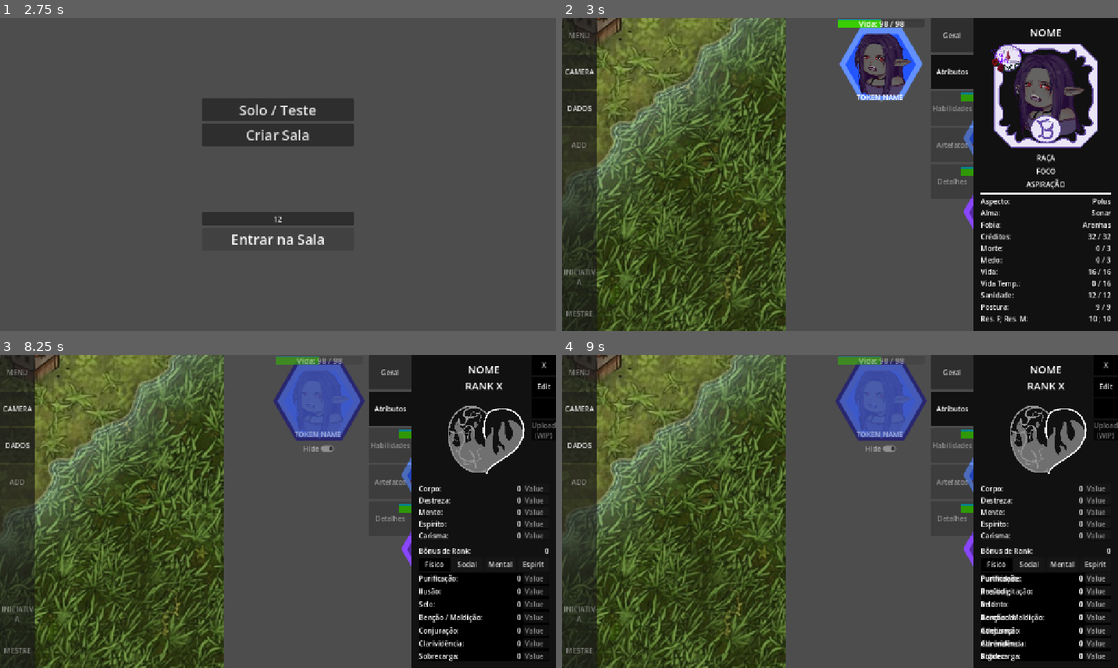
Above: before the commit, frames 1-4 (two rows, left to right).
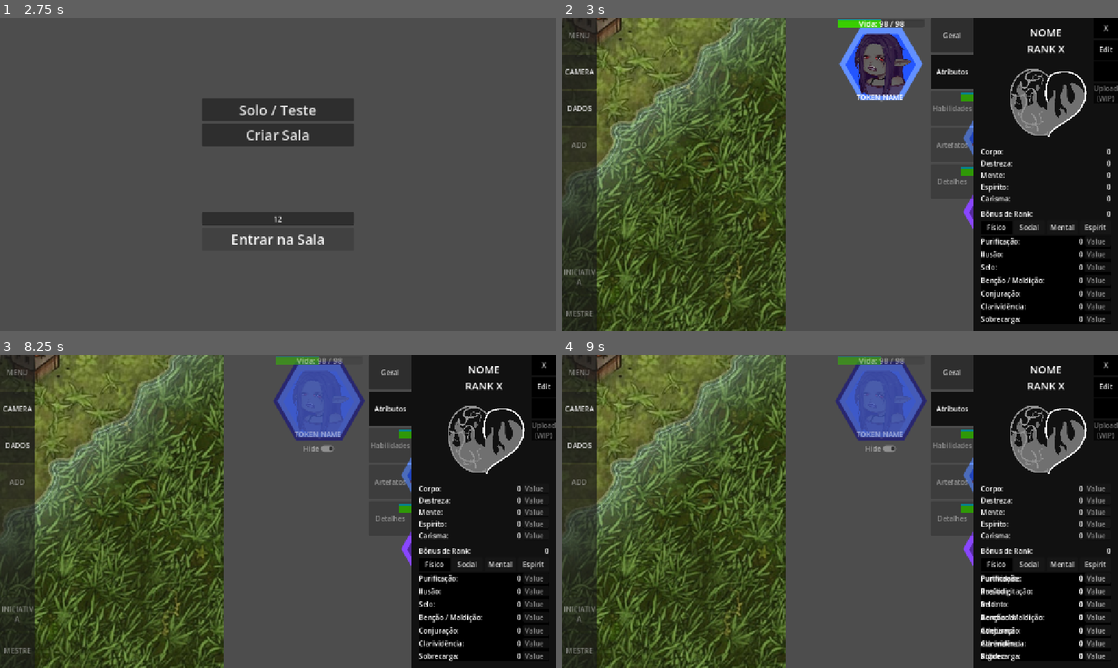
Above: after the commit, the same moments.

Repository: Ap0theosis/incrijord-rpg
Game: Godot game, scene res://menu.tscn
The game is run twice, just before and just after one commit, with the same random seed, the same clock (stepped at 60 frames per second) and the same inputs.
Inputs (mouse positions are in pixels of both pictures, inside the frame that each line leads up to):
- Up to frame 1 (2.75 s): click (278, 218) at 0.52 s; type "12" at 0.6 s; click "Criar Sala" at 1.25 s; click "Entrar na Sala" at 2 s
- Up to frame 2 (3 s): click "Solo / Teste" at 2.75 s
- Up to frame 3 (8.25 s): click (322, 401) at 3.52 s; click "Hide" at 4.25 s; click "Edit" at 5 s; click (533, 549) at 5.77 s; type "12" at 5.85 s; click (533, 561) at 6 s; type "12" at 6.08 s; click (505, 574) at 6.23 s; type "12" at 6.32 s; click (533, 574) at 6.52 s; type "12" at 6.6 s; click (505, 586) at 6.75 s; type "12" at 6.83 s; click (533, 586) at 6.98 s; type "12" at 7.07 s; click "Geral" at 7.25 s; click "Atributos" at 8 s
- Up to frame 4 (9 s): click "Físico" at 8.75 s

Frame 1 is identical in both runs. In frame 2, 7.5% of the frame differs, in the area x 75-100%, y 2-98%; in frame 3, less than 0.1%; in frame 4, less than 0.1%.

Commit message:
script de upar de rank + limite com incrementos e bonus de rank, pre teste multiplayer 2.0

Diff:
--- a/data/TokensData.gd
+++ b/data/TokensData.gd
@@ -1,4 +1,15 @@
 extends Node
+
+const RANK_ICONS = {
+	"C" = preload("res://data/icons/rank-c-icon.png"),
+	"C+" = preload("res://data/icons/rank-c-icon.png"),
+	"B" = preload("res://data/icons/rank-b-icon.png"),
+	"B+" = preload("res://data/icons/rank-b-icon.png"),
+	"A" = preload("res://data/icons/rank-a-icon.png"),
+	"S" = preload("res://data/icons/rank-a-icon.png"),
+	"S+" = preload("res://data/icons/rank-a-icon.png"),
+	"O" = preload("res://data/icons/rank-a-icon.png"),
+}
 
 var players = {
 	"template" = {
@@ -47,6 +58,7 @@
 
 		"bonus_rank" = 0,
 		"incrementos" = 0,
+		"up_atributos" = 0,
 
 		"pericias" = {
 			"fisico" = {
@@ -93,7 +105,7 @@
 		"name" = "Kauã Orlando",
 		"icon" = load("res://data/icons/kaua-icon.png"),
 		"token_color" = Color(0.536, 0.275, 1.0, 1.0),
-		"rank" = "C",
+		"rank" = "B+",
 		"race" = "Galvan",
 		"foco" = "Marcial",
 		"aspiration" = "Combate",
@@ -102,8 +114,8 @@
 		"alma" = "Gongo",
 		"fobia" = "???",
 
-		"credits" = 350,
-		"limit" = 850,
+		"credits" = 0,
+		"limit" = 0,
 
 		"morte" = 2,
 		"max_morte" = 3,
@@ -132,8 +144,9 @@
 		"espirito" = 0,
 		"carisma" = 0,
 
-		"bonus_rank" = 0,
+		"bonus_rank" = 2,
 		"incrementos" = 0,
+		"up_atributos" = 0,
 
 		"pericias" = {
 			"fisico" = {
@@ -175,3 +188,36 @@
 		}
 	},
 }
+
+
+func rank_up(token_id : String) -> void:
+	const RANK_ORDER = ["C+", "B", "B+", "A", "S", "S+", "O"]
+	const BONUS_RANK = [2, 4, 4, 8, 16, 32, 64]
+	var token = players.get(token_id)
+	var current_index = RANK_ORDER.find(token["rank"])
+	if current_index != -1 and current_index < RANK_ORDER.size() - 1:
+		token["rank"] = RANK_ORDER[current_index + 1]
+		token["bonus_rank"] = BONUS_RANK[current_index + 1]
+
+func increase_limit(token_id : String, amount: int) -> void:
+	const RANKS = ["C", "C+", "B", "B+", "A", "S"]
+	const INCREMENTOS = [1, 1, 1, 2, 4, 8]
+	const LIMIT_THRESHOLD = [50, 150, 350, 850, 2500, 50000]
+	var token = players.get(token_id)
+
+	token["limit"] += amount
+	token["credits"] += amount
+
+	var current_rank_index = RANKS.find(token["rank"])
+	if current_rank_index == -1:
+		return
+
+	var required_limit = LIMIT_THRESHOLD[current_rank_index]
+	var incrementos_to_get = INCREMENTOS[current_rank_index]
+	if token["limit"] >= required_limit:
+		token["incrementos"] += incrementos_to_get
+		token["up_atributos"] += incrementos_to_get
+		if token["rank"] == "C" or token["rank"] == "B":
+			token["rank"] = RANKS[current_rank_index + 1]
+			return
+		rank_up(token_id)
--- a/main.gd
+++ b/main.gd
@@ -100,9 +100,6 @@
 		time_options.hide()
 		mestre_button.hide()
 
-func _process(_delta: float) -> void:
-	mouse_pos_label.text = str(hex_grid.local_to_map(get_global_mouse_position()))
-
 func _on_selected_token(id) -> void:
 	ficha_menu_container.show()
 	geral_button.button_pressed = true
@@ -144,7 +141,6 @@
 
 
 @onready var ficha_name: Label = $HUD/FichaContainer/Margin/Geral/VBoxContainer/Name
-@onready var ficha_rank: Label = $HUD/FichaContainer/Margin/Geral/VBoxContainer/Rank
 @onready var ficha_icon: TextureRect = $HUD/FichaContainer/Margin/Geral/VBoxContainer/IconBG/Icon
 @onready var ficha_icon_bg: TextureRect = $HUD/FichaContainer/Margin/Geral/VBoxContainer/IconBG
 @onready var ficha_race: Label = $HUD/FichaContainer/Margin/Geral/VBoxContainer/Race
@@ -206,16 +202,18 @@
 @onready var ficha_atributos_conjuracao: Label = $HUD/FichaContainer/Margin/Atributos/VBoxContainer/PanelContainer/EspiritualContainer/ConjuracaoContainer/ConjuracaoValue
 @onready var ficha_atributos_clarividencia: Label = $HUD/FichaContainer/Margin/Atributos/VBoxContainer/PanelContainer/EspiritualContainer/ClarividenciaContainer/ClarividenciaValue
 @onready var ficha_atributos_sobrecarga: Label = $HUD/FichaContainer/Margin/Atributos/VBoxContainer/PanelContainer/EspiritualContainer/SobrecargaContainer/SobrecargaValue
-
+@onready var ficha_rank_icon: TextureRect = $HUD/FichaContainer/Margin/Geral/VBoxContainer/IconBG/RankIcon
+@onready var ficha_atributos_bonus_rank: Label = $HUD/FichaContainer/Margin/Atributos/VBoxContainer/BonusRankContainer/BonusRankValue
 
 func definir_ficha() -> void:
 	if selected:
 		if selected.stats:
+			ficha_rank_icon.texture = TokensData.RANK_ICONS[selected.stats["rank"]]
+
 			color_picker_button.color = selected.token_texture.self_modulate
 			ficha_atributos_icon.self_modulate = selected.stats["token_color"]
 			ficha_name.text = selected.stats["name"]
 			ficha_atributos_name.text = selected.stats["name"]
-			ficha_rank.text = "Rank " + selected.stats["rank"]
 			ficha_atributos_rank.text = "Rank " + selected.stats["rank"]
 			ficha_icon.texture = selected.stats["icon"]
 			ficha_race.text = selected.stats["race"]
@@ -280,6 +278,8 @@
 			ficha_atributos_clarividencia.text = str(selected.stats["pericias"]["espiritual"]["clarividencia"]["value"])
 			ficha_atributos_sobrecarga.text = str(selected.stats["pericias"]["espiritual"]["sobrecarga"]["value"])
 
+			ficha_atributos_bonus_rank.text = str(selected.stats["bonus_rank"])
+
 
 
 
--- a/main.tscn
+++ b/main.tscn
@@ -168,6 +168,7 @@
 theme_override_constants/margin_bottom = 16
 
 [node name="Geral" type="Control" parent="HUD/FichaContainer/Margin" unique_id=1432592724]
+visible = false
 layout_mode = 2
 
 [node name="VBoxContainer" type="VBoxContainer" parent="HUD/FichaContainer/Margin/Geral" unique_id=2022034903]
@@ -184,14 +185,6 @@
 size_flags_vertical = 1
 theme_override_font_sizes/font_size = 24
 text = "NOME"
-horizontal_alignment = 1
-
-[node name="Rank" type="Label" parent="HUD/FichaContainer/Margin/Geral/VBoxContainer" unique_id=1563554767]
-visible = false
-layout_mode = 2
-size_flags_vertical = 3
-theme_override_font_sizes/font_size = 24
-text = "RANK X"
 horizontal_alignment = 1
 
 [node name="IconBG" type="TextureRect" parent="HUD/FichaContainer/Margin/Geral/VBoxContainer" unique_id=185161127]
@@ -573,7 +566,6 @@
 text = "ATACAR"
 
 [node name="Atributos" type="Control" parent="HUD/FichaContainer/Margin" unique_id=53582750]
-visible = false
 layout_mode = 2
 
 [node name="VBoxContainer" type="VBoxContainer" parent="HUD/FichaContainer/Margin/Atributos" unique_id=1894049103]
@@ -1326,7 +1318,6 @@
 placeholder_text = "Value"
 
 [node name="EditCloseContainer" type="VBoxContainer" parent="HUD" unique_id=1426062475]
-visible = false
 custom_minimum_size = Vector2(50, 206)
 custom_maximum_size = Vector2(-1, 206)
 anchors_preset = 1
--- a/multiplayer/Rede.gd
+++ b/multiplayer/Rede.gd
@@ -7,13 +7,13 @@
 
 var spawn_node = null
 
-func _on_peer_connected(id):
-	print("Jogador com ID ", id, " entrou na partida!")
-	if multiplayer.is_server():
-		adicionar_jogador(id)
+func _ready() -> void:
+	multiplayer.peer_connected.connect(_on_peer_connected)
+	multiplayer.peer_disconnected.connect(_on_peer_disconnected)
+	multiplayer.connected_to_server.connect(_on_connected_to_server)
+	multiplayer.connection_failed.connect(_on_connection_failed)
 
 func criar_host():
-
 	var peer = ENetMultiplayerPeer.new()
 
 	var error = peer.create_server(PORT)
@@ -23,9 +23,6 @@
 
 	multiplayer.multiplayer_peer = peer
 	print("Host criado!")
-
-	multiplayer.peer_connected.connect(adicionar_jogador)
-	multiplayer.peer_disconnected.connect(remover_jogador)
 
 	iniciar_partida()
 	await get_tree().create_timer(0.1).timeout
@@ -40,43 +37,37 @@
 		return
 
 	multiplayer.multiplayer_peer = peer
-	print("Tentando se conectar ao host...")
+	print("Conectando ao IP: ", ADDRESS, " na porta: ", PORT)
+
+func _on_peer_connected(id: int):
+	print("Jogador com ID ", id, " entrou na partida!")
+	if multiplayer.is_server():
+		adicionar_jogador(id)
+
+func _on_peer_disconnected(id: int):
+	print("Jogador com ID ", id, " desconectou.")
+	if multiplayer.is_server():
+		remover_jogador(id)
+
+func _on_connected_to_server():
+	print("Sucesso! Conectado ao servidor.")
+	# Agora que o cliente está oficialmente conectado, ele pode mudar de cena com segurança
 	iniciar_partida()
+
+func _on_connection_failed():
+	print("Falha na conexão! O servidor está offline ou o IP/Porta estão errados.")
+	multiplayer.multiplayer_peer = null
 
 func iniciar_partida():
 	get_tree().change_scene_to_file("res://main.tscn")
 
 func adicionar_jogador(id: int):
-	print("Player %s joined the game!" % id)
 	var new_player = PLAYER_CAM.instantiate()
 	new_player.player_id = id
 	new_player.name = str(id)
 	spawn_node.add_child(new_player, true)
 
-
-
-
-
-
-	#if not multiplayer.is_server():
-		#return
-	#
-	#await get_tree().create_timer(0.1).timeout
-	#var cena_main = get_tree().current_scene
-	#print(cena_main)
-	#if cena_main and cena_main.has_node("Players"):
-		#var no_players = cena_main.get_node("Players")
-		#if no_players.has_node(str(id)):
-			#return
-		#var nova_camera = preload("res://multiplayer/player_cam.tscn").instantiate()
-		#nova_camera.name = str(id)
-		#no_players.add_child(nova_camera)
-		#print("Câmera do jogador ", id, " adicionada com sucesso em main/Players!")
-	#else:
-		#print("ERRO: Nó 'Players' não foi encontrado na cena atual!")
-
 func remover_jogador(id: int):
-	print("Player %s left the game!" % id)
 	if not spawn_node.has_node(str(id)):
 		return
 	spawn_node.get_node(str(id)).queue_free()
--- a/project.godot
+++ b/project.godot
@@ -24,7 +24,6 @@
 
 window/size/viewport_width=1280
 window/size/viewport_height=720
-window/size/mode=3
 window/size/initial_position_type=0
 window/stretch/mode="canvas_items"
 window/stretch/aspect="expand"
--- a/token/token.tscn
+++ b/token/token.tscn
@@ -12,27 +12,24 @@
 properties/0/path = NodePath(".:position")
 properties/0/spawn = true
 properties/0/replication_mode = 1
-properties/1/path = NodePath(".:health")
+properties/1/path = NodePath(".:moves")
 properties/1/spawn = true
 properties/1/replication_mode = 2
-properties/2/path = NodePath(".:moves")
+properties/2/path = NodePath("Token/Bars/HpBar:value")
 properties/2/spawn = true
 properties/2/replication_mode = 2
-properties/3/path = NodePath("Token/Bars/HpBar:value")
+properties/3/path = NodePath("Token/Bars/HpBar/HpContainer/Hp:text")
 properties/3/spawn = true
 properties/3/replication_mode = 2
-properties/4/path = NodePath("Token/Bars/HpBar/HpContainer/Hp:text")
+properties/4/path = NodePath(".:stats")
 properties/4/spawn = true
 properties/4/replication_mode = 2
-properties/5/path = NodePath(".:stats")
+properties/5/path = NodePath(".:in_region")
 properties/5/spawn = true
 properties/5/replication_mode = 2
-properties/6/path = NodePath(".:in_region")
+properties/6/path = NodePath("HideToggle:button_pressed")
 properties/6/spawn = true
-properties/6/replication_mode = 2
-properties/7/path = NodePath("HideToggle:button_pressed")
-properties/7/spawn = true
-properties/7/replication_mode = 1
+properties/6/replication_mode = 1
 
 [sub_resource type="StyleBoxFlat" id="StyleBoxFlat_ghksg"]
 bg_color = Color(0.22352941, 0.80784315, 0, 1)
